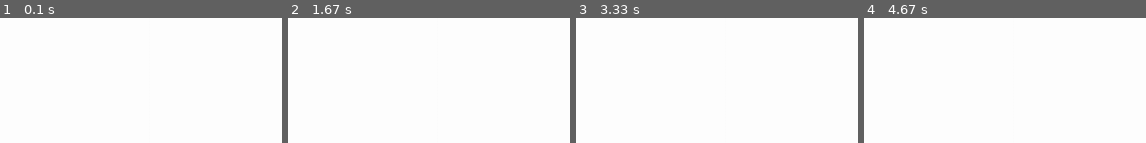
Above: before the commit, frames 1-4 (left to right).
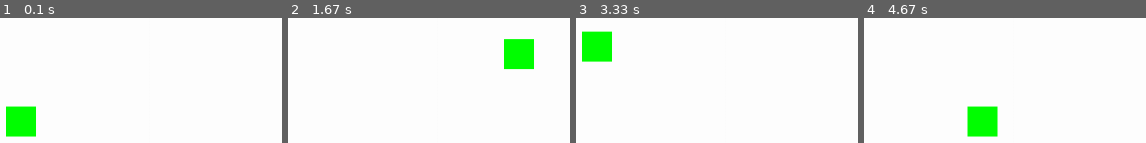
Above: after the commit, the same moments.

Repository: decov12/pygameandreeduardorafel
Game: pygame game, started from main.py
The game is run twice, just before and just after one commit, with the same random seed, the same clock (stepped at 60 frames per second) and the same inputs.
Inputs:
- Up to frame 1 (0.1 s): no input
- Up to frame 2 (1.67 s): hold Right 0.33-0.8 s; hold Up 0.83-1.13 s; hold Right 1.17-1.63 s
- Up to frame 3 (3.33 s): hold Left 1.67-2.2 s; hold Down 2.23-2.53 s; hold Left 2.57-2.97 s; hold Up from 3 s (still down)
- Up to frame 4 (4.67 s): release Up at 3.37 s; hold Right 3.4-4.03 s; hold Down 4.07-4.43 s; hold Left from 4.47 s (still down)

The runs differ from the first frame. In frame 1, 2.6% of the frame differs, in the area x 2-13%, y 70-96%; in frame 2, 2.6%; in frame 3, 2.6%; in frame 4, 2.7%, in the area x 36-48%, y 70-96%.

Commit message:
criacao do jogo

Diff:
--- a/main.py
+++ b/main.py
@@ -56,8 +56,12 @@
 
     # Atualizacoes
 
+    keys = pygame.key.get_pressed()
+    player.update(keys)
+
     # Desenhos
     window.fill(WHITE)
+    all_sprites.draw(window)
+    pygame.display.update()
 
-    pygame.display.update()
 pygame.quit()
